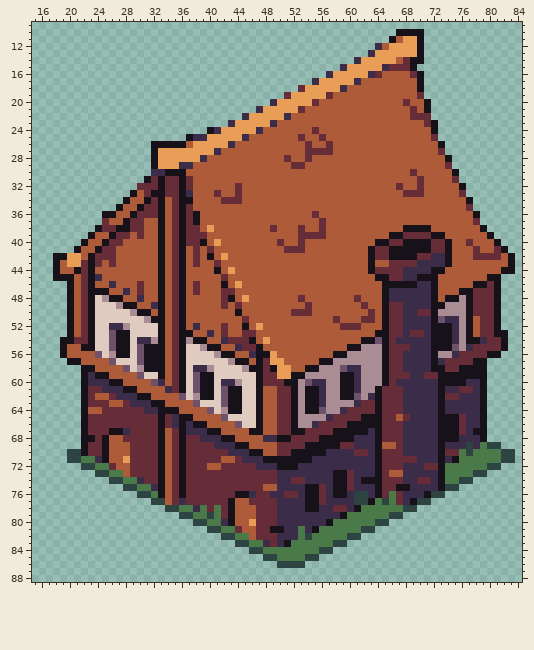
Two versions of one sprite sheet, tradeworld/Public/img/LargeHouse.png. The first picture shows the starting point.
The file is 96x96 pixels. Shown: x 15..84, y 9..88. The old version is drawn lined up with the new one.
And afterwards:
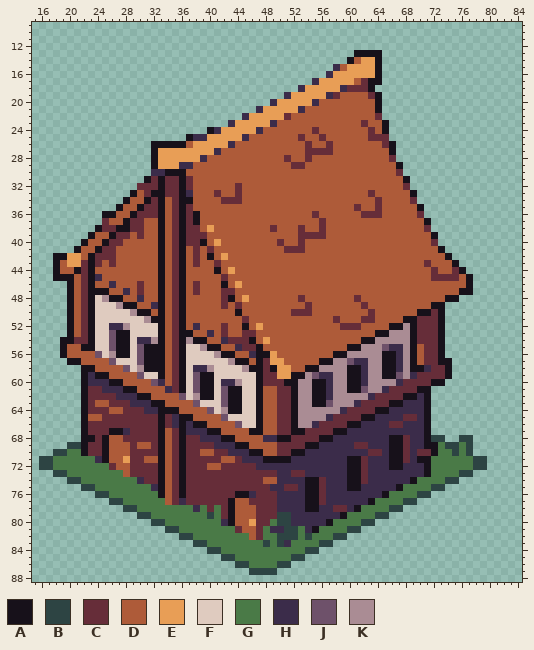
Palette (. is transparent): A #17111a  B #2d4443  C #662d39  D #ae5b39  E #e89e56  F #dfcbbf  G #4a7a47  H #3b2c4a  J #6e516a  K #aa8c94
The edit:
whole drawing moved by +4,-1 (the old picture is shown already moved)
y 10: x 67..70 AAAA -> ....
y 11: x 66..70 ADEEA -> .....
y 12: x 64..70 HDEEEEA -> .......
y 13: x 61..70 ..HEEEEEEA -> AAAA......
y 14: x 60..61 .H -> AD; x 64..70 EEEDCAA -> A......
y 15: x 58..59 .H -> HD; x 64..69 EHCCCA -> A.....
y 16: x 63..70 HCDDDDCA -> EA......
y 17: x 61..70 HDDDDDDDDA -> DCAA......
y 18: x 53 C -> H; x 60..70 DDDDDDDDDDA -> CCCA.......
y 19: x 51 C -> H; x 57..58 CD -> HC; x 63..70 DDDDDDDC -> CA......
y 20: x 55 C -> H; x 64..71 DDDDCDDA -> A.......
y 21: x 53 C -> H; x 64..71 DDDDDCDA -> A.......
y 22: x 51 H -> C; x 64..71 DDDDDCCC -> C.......
y 23: x 62 D -> C; x 65..72 DDDDDDCA -> A.......
y 24: x 63 D -> C; x 65..72 DDDDDDDA -> A.......
y 25: x 63..72 DDDDDDDDDC -> CCC.......
y 26: x 65..73 DDDDDDDDA -> CA.......
y 27: x 66..73 DDDDDDDC -> A.......
y 28: x 66..74 DDDDDDDDA -> C........
y 29: x 67..74 DDDDDDDC -> A.......
y 30: x 67..75 DDCDDDDDA -> C........
y 31: x 68..75 DDCDDDDC -> A.......
y 32: x 67..76 CDDCDDDDDA -> DC........
y 33: x 63 D -> C; x 68..76 CCCDDDDDC -> DA.......
y 34: x 64 D -> C; x 69..77 DDDDDDDDA -> C........
y 35: x 61 D -> C; x 64 D -> C; x 70..77 DDDDDDDC -> A.......
y 36: x 62..64 DDD -> CCC; x 70..78 DDDDDDDDA -> C........
y 37: x 71..78 DDDDDDDC -> A.......
y 38: x 68..79 AAAADDDDDDDA -> DDDC........
y 39: x 66..71 AACCCC -> DDDDDD; x 73..80 ADDDDDDA -> ........
y 40: x 64..71 AACCAAAA -> DDDDDDDD; x 73..81 CADDCDDDA -> .........
y 41: x 63..82 ACCAAAAAACCADDDCDDCA -> DDDDDDDDDDA.........
y 42: x 63..73 ACCAAAACCHH -> DDDDDDDDDDD; x 75..83 DDDCCCCDA -> .........
y 43: x 63 A -> D; x 66..83 CCCCHHHHADDDDDDDDA -> DDDDDCDDDA........
y 44: x 63..73 ACCCCHHHHAA -> DDDDDDDDDCD; x 75..83 DDDDDDDAA -> CA.......
y 45: x 64..75 AACCHHAAADDD -> DDDDDDDDCCCC; x 77..81 DDDAA -> A....
y 46: x 65..72 AAAAAHHA -> DDDDDDDD; x 77..81 DAACA -> A....
y 47: x 65..72 AHHHHHHA -> DDDDDDDD; x 78..81 CCCA -> ....
y 48: x 65..72 AHHHHHHA -> DDDDDDDD; x 76..81 KACCCA -> ......
y 49: x 65..71 ACCHHHH -> DDDDDDD; x 74..81 KKKACCCA -> ........
y 50: x 65..81 ACCHHCCAKKKKACCCA -> DDDDDAACA........
y 51: x 65..81 ACCHHHHAJHHKADCCA -> DDDAACCCA........
y 52: x 65..72 ACCHHHHA -> DAAKACCC; x 74..81 AHKADCCA -> ........
y 53: x 66..69 CCHC -> KKKA; x 71..72 HA -> CC; x 74..82 AHKADCCAA -> .........
y 54: x 64..72 JACHHHHHA -> KKKKKACCC; x 74..82 AHKAAHCCA -> .........
y 55: x 65..72 ACCCHHHA -> JHHKADCC; x 74..82 AJKHCCCCA -> .........
y 56: x 66..81 CCHHHHAKKHCCCCAA -> AHKADCCA........
y 57: x 60..62 KKK -> JHH; x 66..79 CCHHHHAHCCCCAA -> AHKADCCAA.....
y 58: x 59..62 JHHK -> KAAH; x 66..70 CCHHH -> AHKAA; x 72..79 AACCAAAA -> CCA.....
y 59: x 55..57 KKK -> JHH; x 59 A -> K; x 61..62 HK -> AH; x 66..68 CCC -> AJK; x 70 H -> C; x 73 A -> C; x 75..79 AAAAA -> .....
y 60: x 54..57 JHHK -> KAAH; x 59 A -> K; x 61..62 HK -> AH; x 65..66 AC -> KK; x 68..72 HHHHH -> CCCCA; x 74..79 AAAHHA -> ......
y 61: x 54 A -> K; x 56..57 HK -> AH; x 59 A -> K; x 61..62 HK -> AJ; x 64..65 AC -> KH; x 68..79 HHHHHAHHCCHA -> CCAA........
y 62: x 24..25 DD -> CC; x 54 A -> K; x 56..57 HK -> AH; x 59..61 AAJ -> KKK; x 64 A -> C; x 68..69 HH -> AA; x 71..79 HHACCHHHA -> A........
y 63: x 24..27 CCDD -> DDCC; x 54 A -> K; x 56..57 HK -> AJ; x 64 A -> C; x 66..67 CC -> AA; x 71..79 HHAHHHHHA -> A........
y 64: x 23..24 DD -> CC; x 26..27 CC -> DD; x 54..56 AAJ -> KKK; x 65..67 CCC -> AHH; x 71..79 HHAHHHHHA -> A........
y 65: x 23..24 CC -> DD; x 64..67 ACCD -> HHHH; x 69 H -> C; x 71..79 HHAAACHHA -> A........
y 66: x 62..65 AAAC -> HHHH; x 71..79 HHAAACHHA -> A........
y 67: x 60..62 AAA -> HHH; x 64..67 ACCC -> HHHH; x 71..79 HHAAACHAA -> A........
y 68: x 58..60 AAA -> HHH; x 64..68 ACCCH -> HHAAC; x 71..79 HHAAAHHHA -> ABB..BB..
y 69: x 20..21 .. -> BB; x 30..31 CC -> DD; x 56..62 AAACCHH -> HHHHHCC; x 64..68 ADDCH -> HHAAC; x 71..76 HHAHHH -> AAGBBG; x 78..81 HGBB -> ....
y 70: x 18..21 ..BB -> BBGG; x 39..40 CC -> DD; x 54..56 AAA -> HHH; x 61..68 CCHACCCH -> HHCCHAAC; x 70..75 HHHACC -> CCAGGB; x 78..83 GGGGBB -> ......
y 71: x 16..21 ....BB -> BBGGGG; x 31..32 CC -> DD; x 52..54 AAA -> HHH; x 60..62 HHH -> AAC; x 64..67 ACCC -> HHAA; x 69..75 CHHHAHA -> HAAGGGG; x 78..83 GGGGBB -> BB....
y 72: x 16..23 ......BB -> BBGGGGGG; x 50..52 AAA -> HHH; x 60..62 HHH -> AAC; x 64..67 ACCC -> HHAA; x 71..73 CCA -> AGG; x 78..81 GGBB -> BB..
y 73: x 18..25 ......BB -> BBGGGGGG; x 52..53 HH -> CC; x 58..62 AACHH -> HHAAC; x 64..67 ACDD -> HHHH; x 71..73 HHA -> AGG; x 76..79 GGBB -> BB..
y 74: x 20..27 ......BB -> BBGGGGGG; x 48..49 CC -> DD; x 52..56 CCHHH -> HHAAC; x 58..67 AACHAAACCC -> HHAACHHHHH; x 69..77 HCCHAGGBB -> AGGGGBB..
y 75: x 22..29 ......BB -> BBGGGGGG; x 48..49 DD -> CH; x 51..52 HH -> CC; x 58..61 AACH -> HHAA; x 64..66 ACC -> HHH; x 68..75 AHHHHABB -> GGGGBB..
y 76: x 24..31 ......BB -> BBGGGGGG; x 49 H -> C; x 51..52 CC -> HH; x 58..59 AA -> HH; x 61..62 BB -> HH; x 64..65 AC -> HA; x 67..73 CHHHABB -> GGGBB..
y 77: x 26..33 ......BB -> BBGGGGGG; x 61..62 BB -> HH; x 65 B -> G; x 67..71 CHABB -> GBB..
y 78: x 28..35 ......BB -> BBGGGGGG; x 66..69 GGBB -> BB..
y 79: x 30..37 ......BB -> BBGGGGGG; x 50..51 HH -> BB; x 64..67 GGBB -> BB..
y 80: x 32..39 ......BB -> BBGGGGGG; x 49..51 CHH -> GBB; x 62..65 GGBB -> BB..
y 81: x 34..41 ......BB -> BBGGGGGG; x 48..52 CAAHH -> GHHBB; x 60..63 GGBB -> BB..
y 82: x 36..43 ......BB -> BBGGGGGG; x 48..52 CCHHH -> GGBBB; x 58..61 GGBB -> BB..
y 83: x 38..45 ......BB -> BBGGGGGG; x 48..51 HCHA -> BGBH; x 56..59 GGBB -> BB..
y 84: x 40..47 ......BB -> BBGGGGGG; x 54..57 GGBB -> BB..
y 85: x 42..49 ......BB -> BBGGGGGG; x 52..55 GGBB -> BB..
y 86: x 44..49 ...... -> BBGGGG; x 52..53 BB -> ..
y 87: x 46..49 .... -> BBBB
Pixel boxes of the changes (left, top, right, bottom) in both pictures:
changed: (39, 29, 515, 575)
